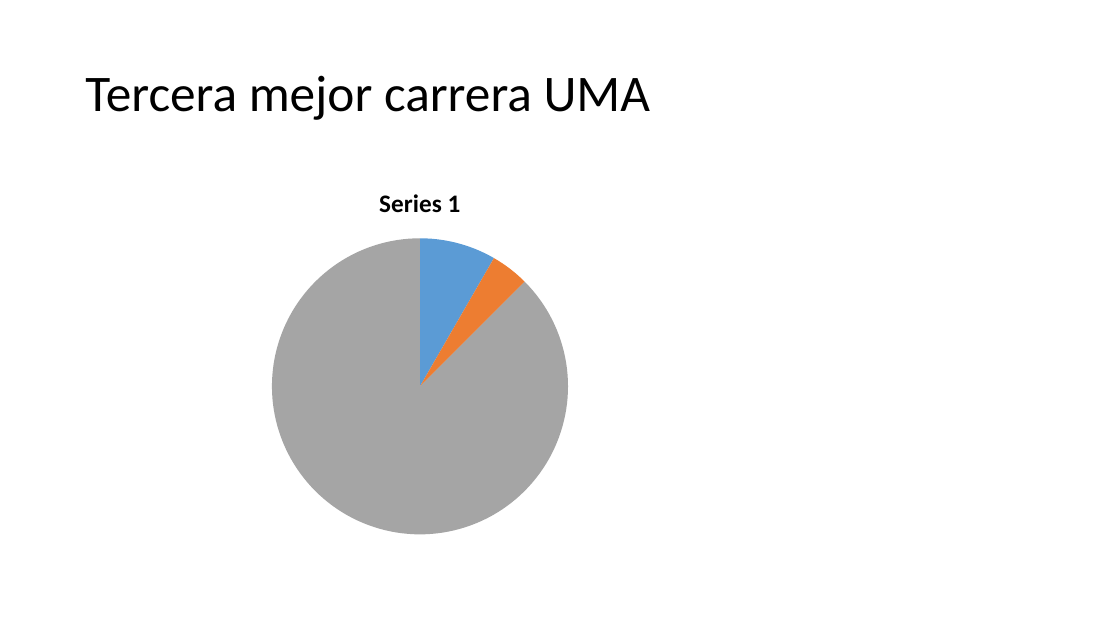
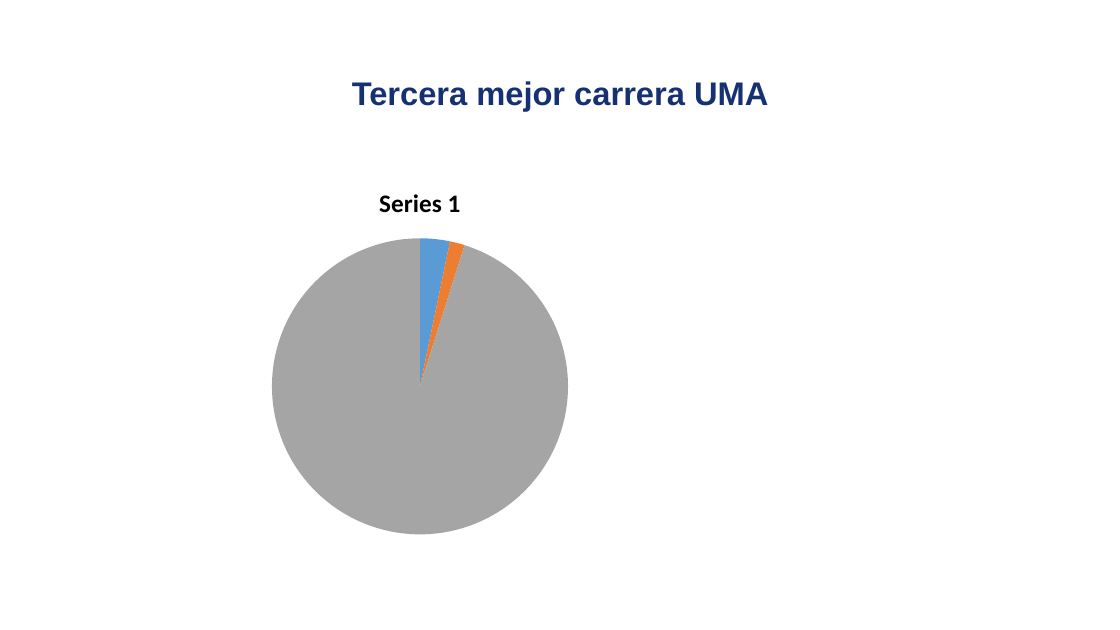
Before and after one commit to david-monroy/sistema-aid, a slide deck: slide 2 of sistemaaid/backend/ia/presentaciones/pruebapresentaciones.pptx (slide 5 before the commit). Drawn at 1120x630 pixels with LibreOffice and Linux fonts; fonts in the diff are those of the drawing. Boxes give left, top, right and bottom in pixels: in the first picture for what was removed or moved away, otherwise in the second. Text is boxed around its words. In the diff, an @@ line names an element or a change of style, - is before the commit and + after.

```diff
--- a/sistemaaid/backend/ia/presentaciones/pruebapresentaciones.pptx
+++ b/sistemaaid/backend/ia/presentaciones/pruebapresentaciones.pptx
@@ title "Tercera mejor carrera UMA" at (352,81,768,110): size 44 to 28 pt, font Calibri to Arial, text colour #000000 to #163172, bold on; alignment left to centre @@
@@ pie chart at (168,168,672,546) @@
@@ Series 1, 1: 8 to 3 @@
@@ Series 1, 2: 4 to 2 @@
@@ Series 1, 3: 88 to 95 @@
```
Also in this commit, not shown: 1 other slide changed, 1 slide added, 3 slides removed, 3 other files.
